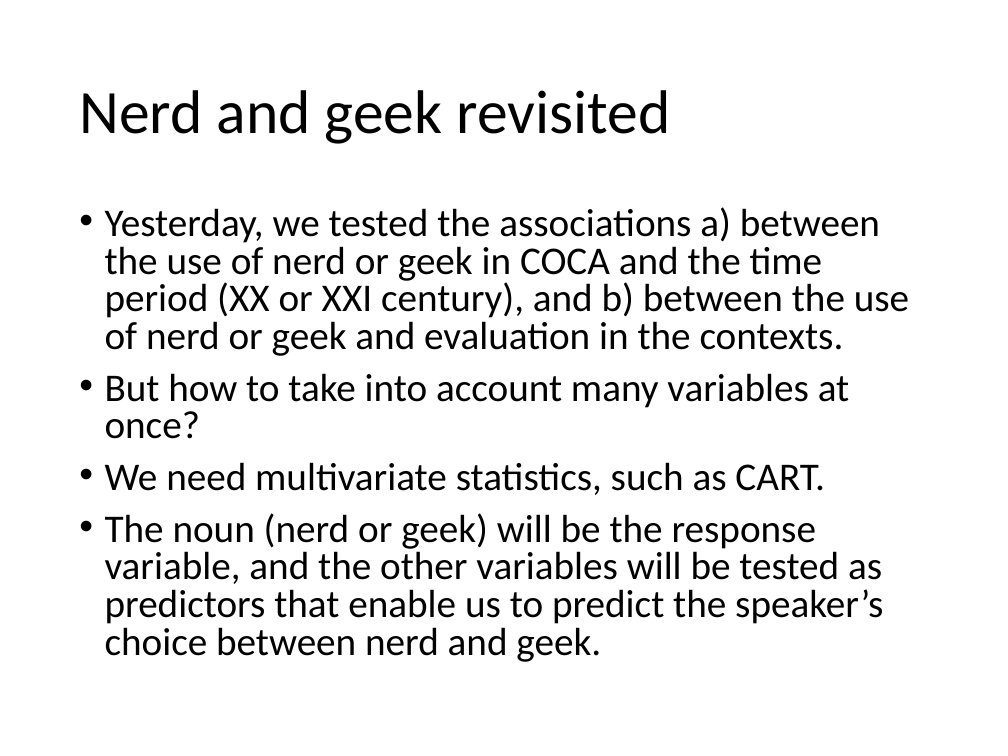
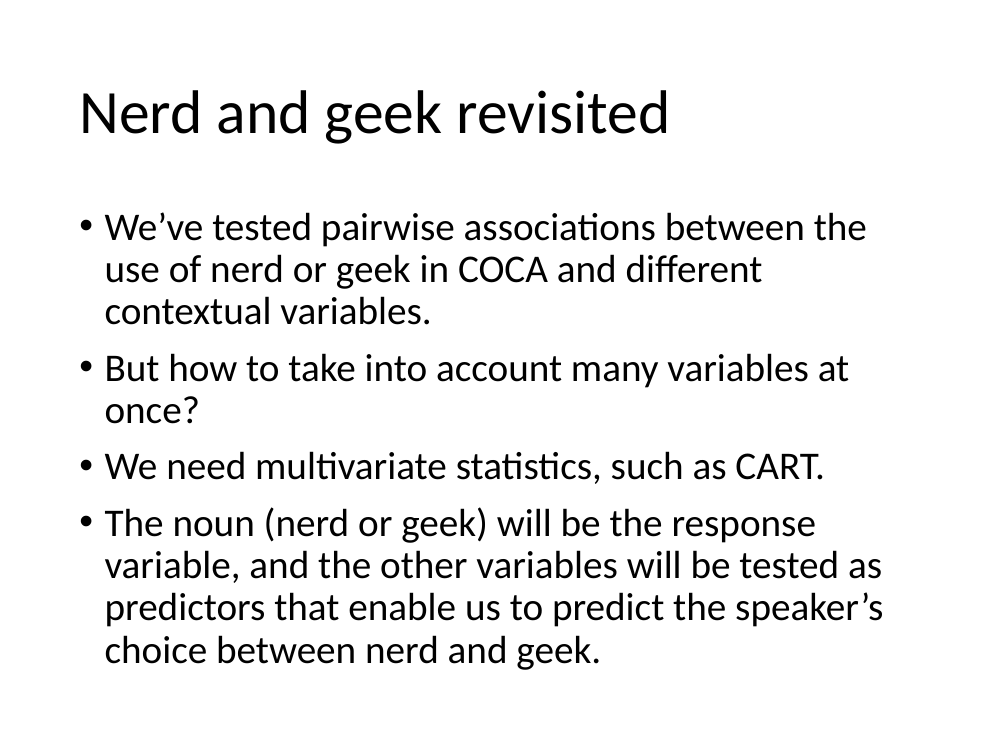
Before and after one commit to av1611/Tallinn, a slide deck: slide 8 of ConditionalTrees_2019.pptx. Drawn at 1008x756 pixels with LibreOffice and Linux fonts; fonts in the diff are those of the drawing. Boxes give left, top, right and bottom in pixels: in the first picture for what was removed or moved away, otherwise in the second. Text is boxed around its words. In the diff, an @@ line names an element or a change of style, - is before the commit and + after.

```diff
--- a/ConditionalTrees_2019.pptx
+++ b/ConditionalTrees_2019.pptx
@@ text at (105, 212, 867, 325): text changed @@
-• Yesterday, we tested the associations a) between the use of nerd or geek in COCA and the time period (XX or XXI century), and b) between the use of nerd or geek and evaluation in the contexts.
+• We’ve tested pairwise associations between the use of nerd or geek in COCA and different contextual variables.
@@ text at (105, 353, 883, 670): line spacing 0.8 to 0.9 @@
```
Also in this commit, not shown: 1 other slide changed.
